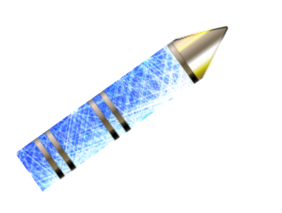
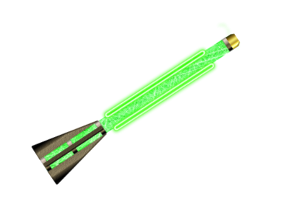
Comparing the layer stacks of the two 282 x 213 images. Changes:
added layer "nuke.png" above "cryomissle.png" over (31, 22, 241, 186)
hid "cryomissle.png" over (16, 25, 229, 192)
